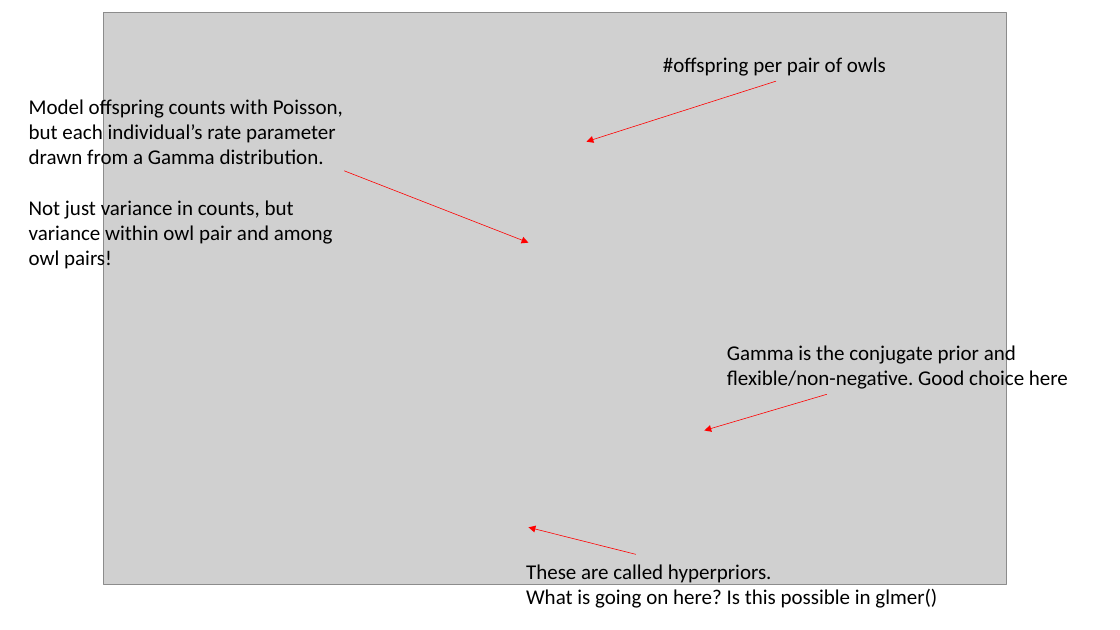
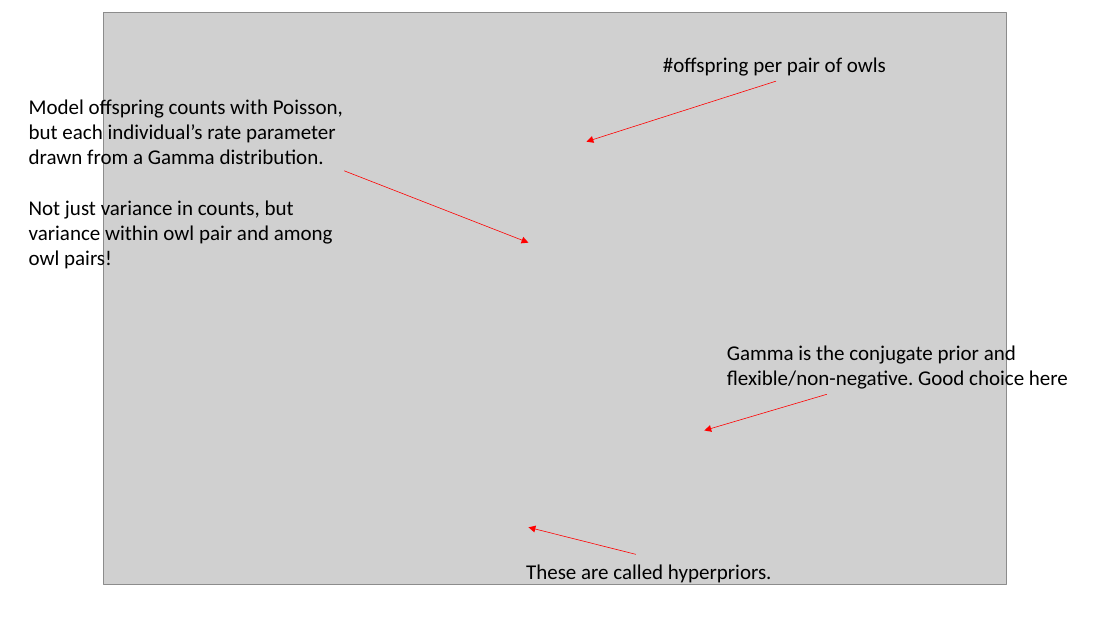
Before and after one commit to taaltree/FW536, a slide deck: slide 11 of Day5_BayesII/FW536_Day5_BayesII.pptx (slide 13 before the commit). Drawn at 1120x630 pixels with LibreOffice and Linux fonts; fonts in the diff are those of the drawing; grey boxes stand for pictures. Boxes give left, top, right and bottom in pixels: in the first picture for what was removed or moved away, otherwise in the second. Text is boxed around its words. In the diff, an @@ line names an element or a change of style, - is before the commit and + after.

```diff
--- a/Day5_BayesII/FW536_Day5_BayesII.pptx
+++ b/Day5_BayesII/FW536_Day5_BayesII.pptx
@@ text at box(526, 589, 937, 608): paragraph removed @@
-What is going on here? Is this possible in glmer()
```
Also in this commit, not shown: 6 other slides changed, 3 slides added, 2 slides removed, 4 other files.
